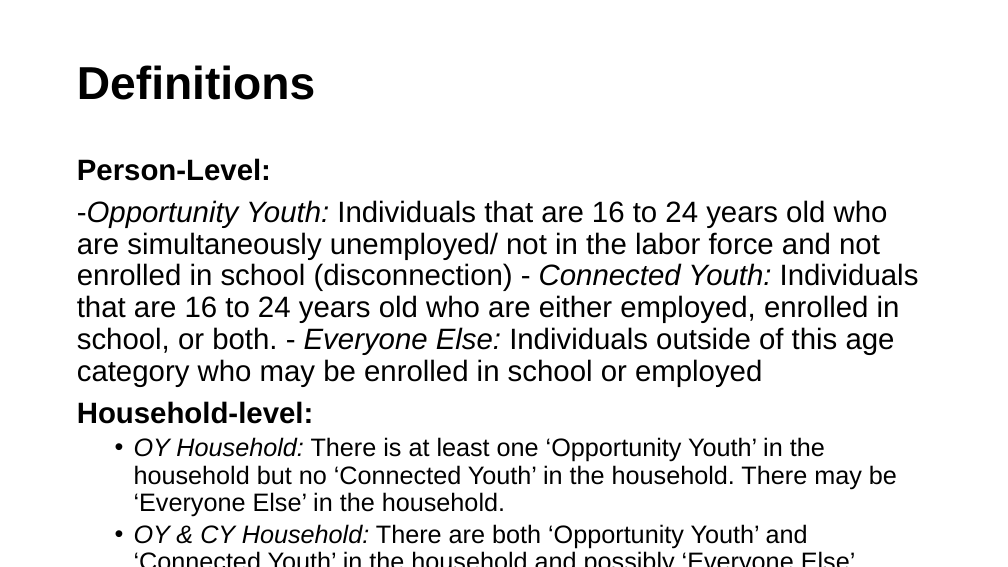
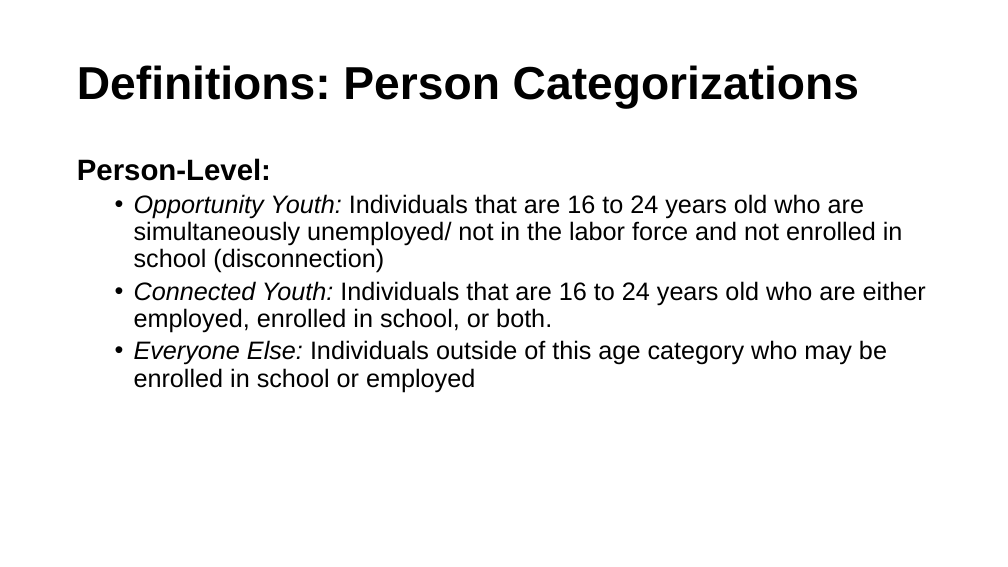
Before and after one commit to ucdiegorubi/oy_census_analysis, a slide deck: slide 6 of create_powerpoint/household_structure_estimates.pptx. Drawn at 1008x567 pixels with LibreOffice and Linux fonts; fonts in the diff are those of the drawing; background and template pictures are left out. Boxes give left, top, right and bottom in pixels: in the first picture for what was removed or moved away, otherwise in the second. Text is boxed around its words. In the diff, an @@ line names an element or a change of style, - is before the commit and + after.

Commit message:
blah these household types are killing me

```diff
--- a/create_powerpoint/household_structure_estimates.pptx
+++ b/create_powerpoint/household_structure_estimates.pptx
@@ title at box(77, 65, 859, 109): text changed @@
-Definitions
+Definitions: Person Categorizations
@@ text at box(134, 194, 926, 392): text changed @@
--Opportunity Youth: Individuals that are 16 to 24 years old who are simultaneously unemployed/ not in the labor force and not enrolled in school (disconnection) - Connected Youth: Individuals that are 16 to 24 years old who are either employed, enrolled in school, or both. - Everyone Else: Individuals outside of this age category who may be enrolled in school or employed
-Household-level:
-  • OY Household: There is at least one ‘Opportunity Youth’ in the household but no ‘Connected Youth’ in the household. There may be ‘Everyone Else’ in the household.
-  • OY & CY Household: There are both ‘Opportunity Youth’ and ‘Connected Youth’ in the household and possibly ‘Everyone Else’.
-  • CY Only Household: There are only ‘Connected Youth’ and no ‘Opportunity Youth’ or ‘Everyone Else’ in the household.
+  • Opportunity Youth: Individuals that are 16 to 24 years old who are simultaneously unemployed/ not in the labor force and not enrolled in school (disconnection)
+  • Connected Youth: Individuals that are 16 to 24 years old who are either employed, enrolled in school, or both.
+  • Everyone Else: Individuals outside of this age category who may be enrolled in school or employed
```
Also in this commit, not shown: 1 other slide changed, 2 slides added, 6 other files.
